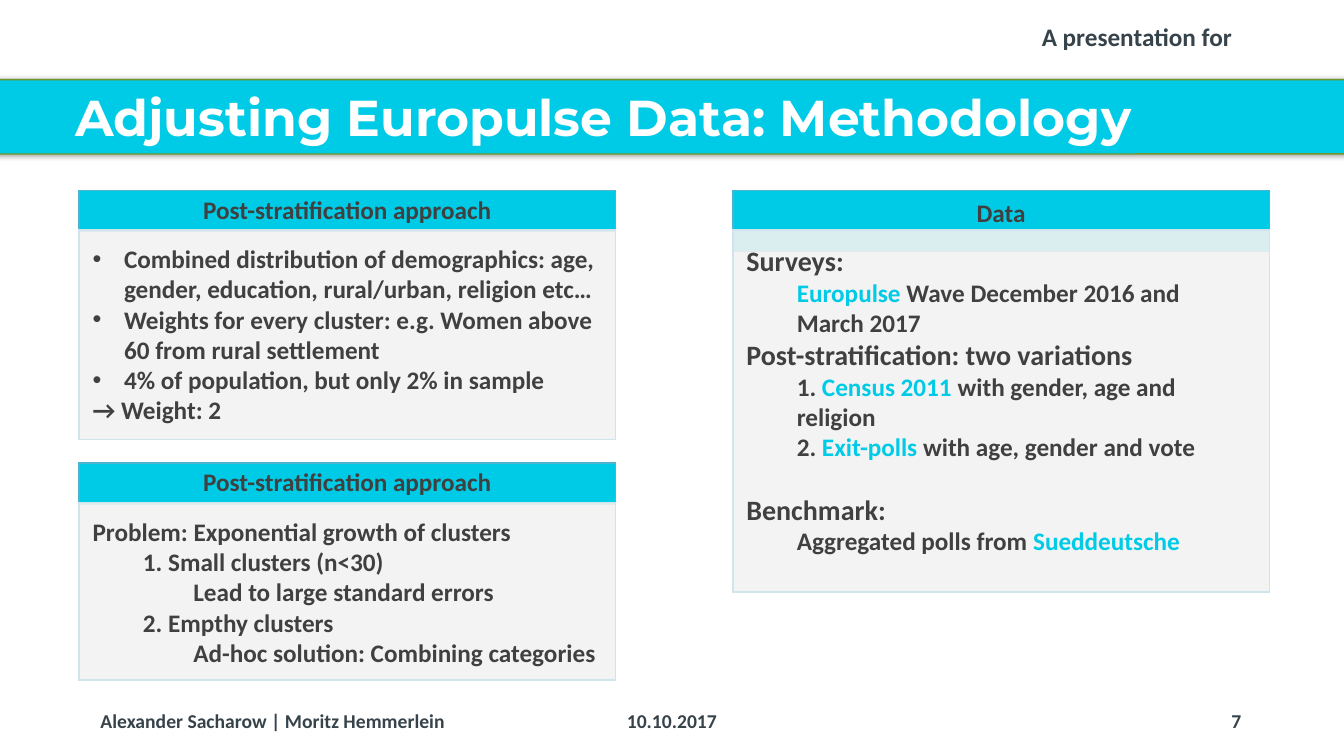
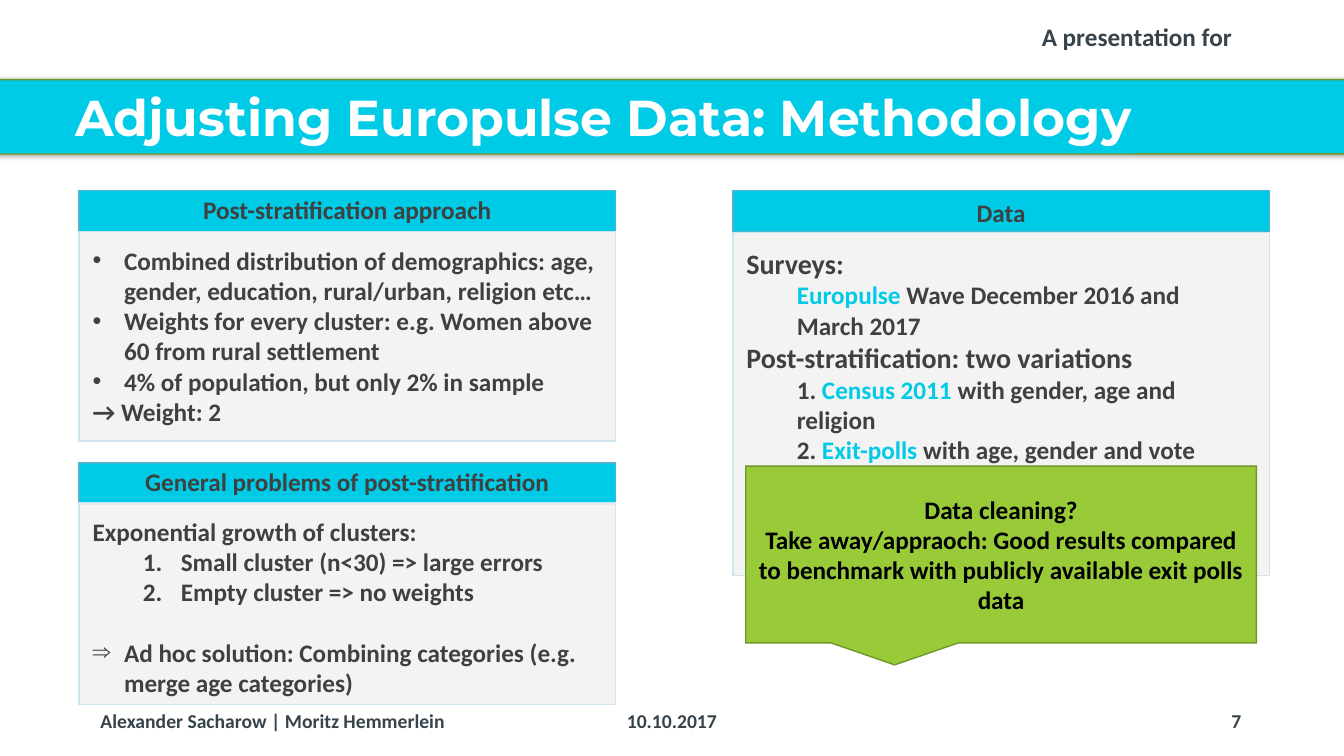
Before and after one commit to Corrod3/ElectionForecasting, a slide deck: slide 7 of Dalia Presentation/20171006_Dalia_Lunchtime Talk_Election Forecasting_v2.pptx. Drawn at 1344x756 pixels with LibreOffice and Linux fonts; fonts in the diff are those of the drawing; background and template pictures are left out. Boxes give left, top, right and bottom in pixels: in the first picture for what was removed or moved away, otherwise in the second. Text is boxed around its words. In the diff, an @@ line names an element or a change of style, - is before the commit and + after.

```diff
--- a/Dalia Presentation/20171006_Dalia_Lunchtime Talk_Election Forecasting_v2.pptx
+++ b/Dalia Presentation/20171006_Dalia_Lunchtime Talk_Election Forecasting_v2.pptx
@@ freeform shape "Data": place and size @@
-freeform shape "Data" at <box>733,191,1269,251</box>
+freeform shape "Data" at <box>733,191,1269,232</box>
@@ freeform shape "Combined distribution of demographics: age, ..." at <box>79,232,615,442</box>: outline redrawn @@
@@ freeform shape "Surveys:": place and size @@
-freeform shape "Surveys:" at <box>733,230,1269,592</box>
+freeform shape "Surveys:" at <box>733,233,1269,576</box>
@@ text in freeform shape at <box>145,473,549,495</box>: text changed @@
-Post-stratification approach
+General problems of post-stratification
@@ speech box added at <box>746,466,1257,642</box>, fill #99CB38, outline #719629 1 pt, 18 pt, text #000000, bold @@
+Data cleaning?
+Take away/appraoch: Good results compared to benchmark with publicly available exit polls data
@@ freeform shape "Exponential growth of clusters:": place and size @@
-freeform shape "Exponential growth of clusters:" at <box>79,503,615,681</box>
+freeform shape "Exponential growth of clusters:" at <box>79,503,615,705</box>
@@ text in freeform shape at <box>93,523,576,697</box>: text changed @@
-Problem: Exponential growth of clusters
-  1. Small clusters (n<30)
-    Lead to large standard errors
-  2. Empthy clusters
-    Ad-hoc solution: Combining categories
+Exponential growth of clusters:
+  1. Small cluster (n<30) => large errors
+  2. Empty cluster => no weights
+⇒ Ad hoc solution: Combining categories (e.g. merge age categories)
```
Also in this commit, not shown: 3 other slides changed, 1 slide added.
